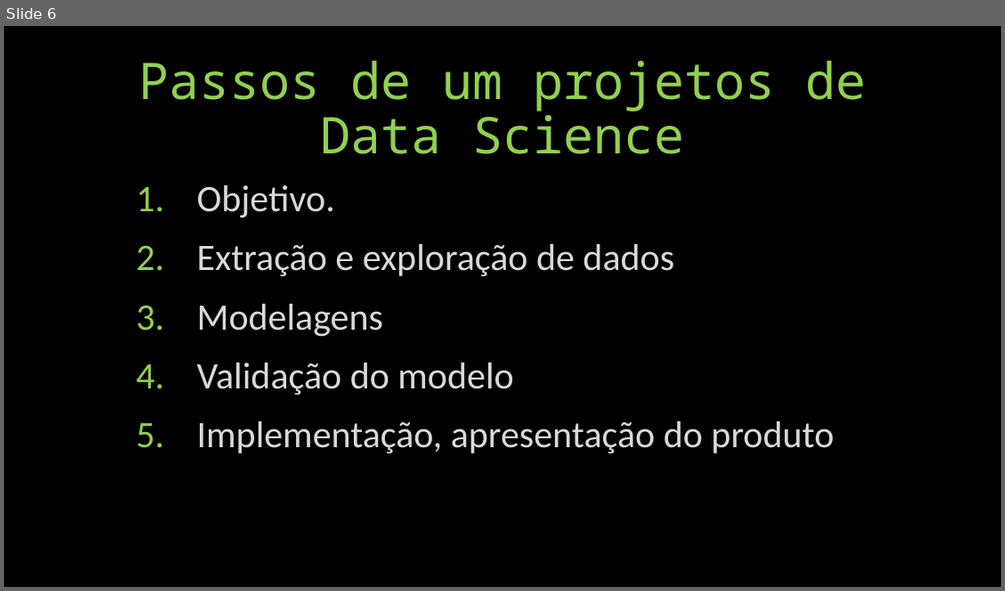
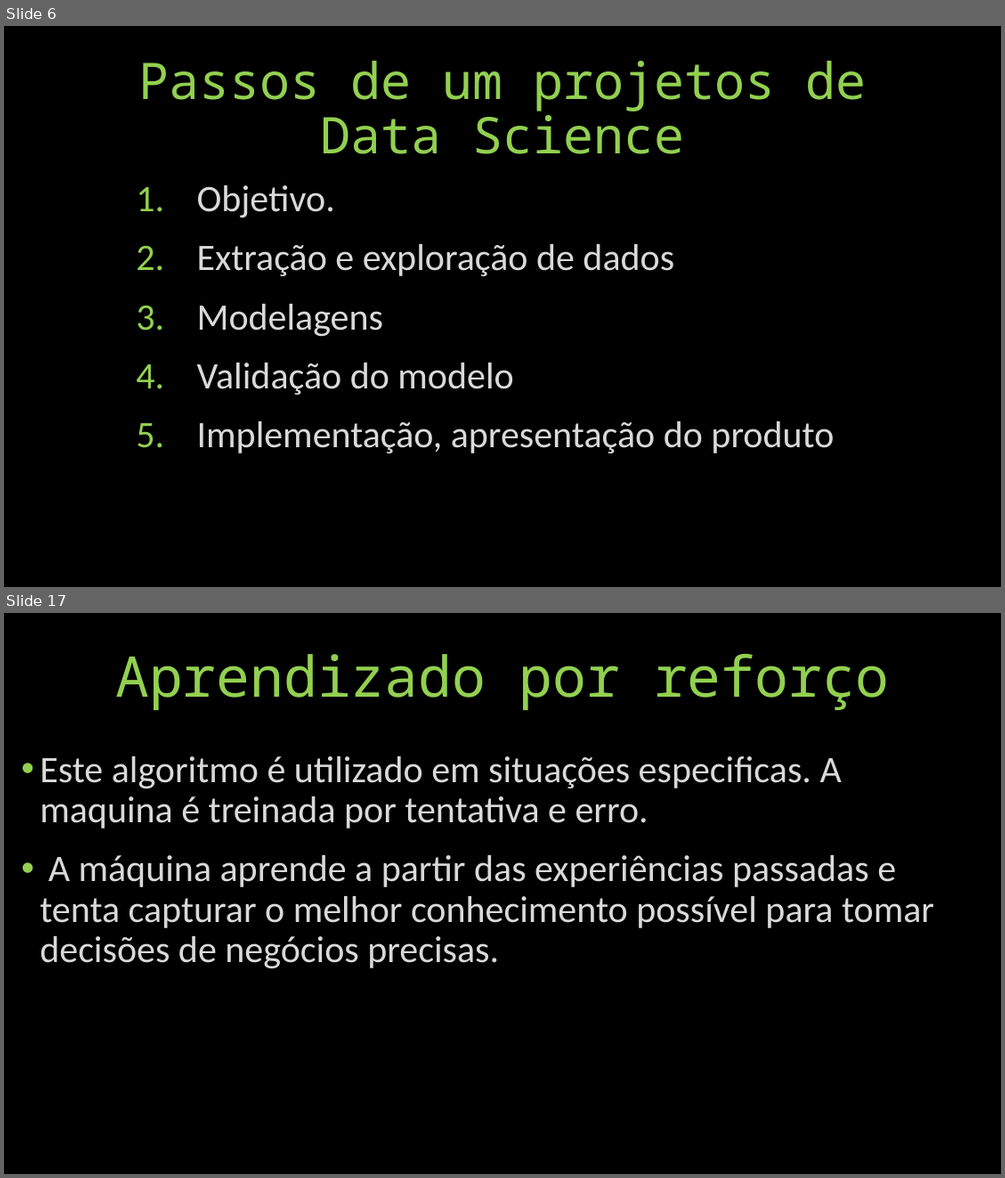
Before and after one commit to vitorioluis/Machine-Learning, a slide deck: IA/IA.pptx. Shown one above the other, each under a label of ours: slide 6 before the commit, slides 6 and 17 after it; the slides between them are not shown. The pictures are 1005x591 and 1005x1178 pixels, drawn with LibreOffice and Linux fonts; fonts in the diff are those of the drawing. Boxes give left, top, right and bottom in pixels: in the first picture for what was removed or moved away, otherwise in the second. Text is boxed around its words. In the diff, an @@ line names an element or a change of style, - is before the commit and + after.

```diff
--- a/IA/IA.pptx
+++ b/IA/IA.pptx
@@ slide 17 added at (4,613,1001,1174), background #000000 @@
@@ title added at (115,654,890,710), 54 pt, text #92D050 @@
+Aprendizado por reforço
@@ text added at (40,756,934,969), 36 pt, text #D9D9D9 @@
+• Este algoritmo é utilizado em situações especificas. A maquina é treinada por tentativa e erro.
+• A máquina aprende a partir das experiências passadas e tenta capturar o melhor conhecimento possível para tomar decisões de negócios precisas.
```
Also in this commit, not shown: 11 slides changed, 6 other slides added, 4 slides removed.
